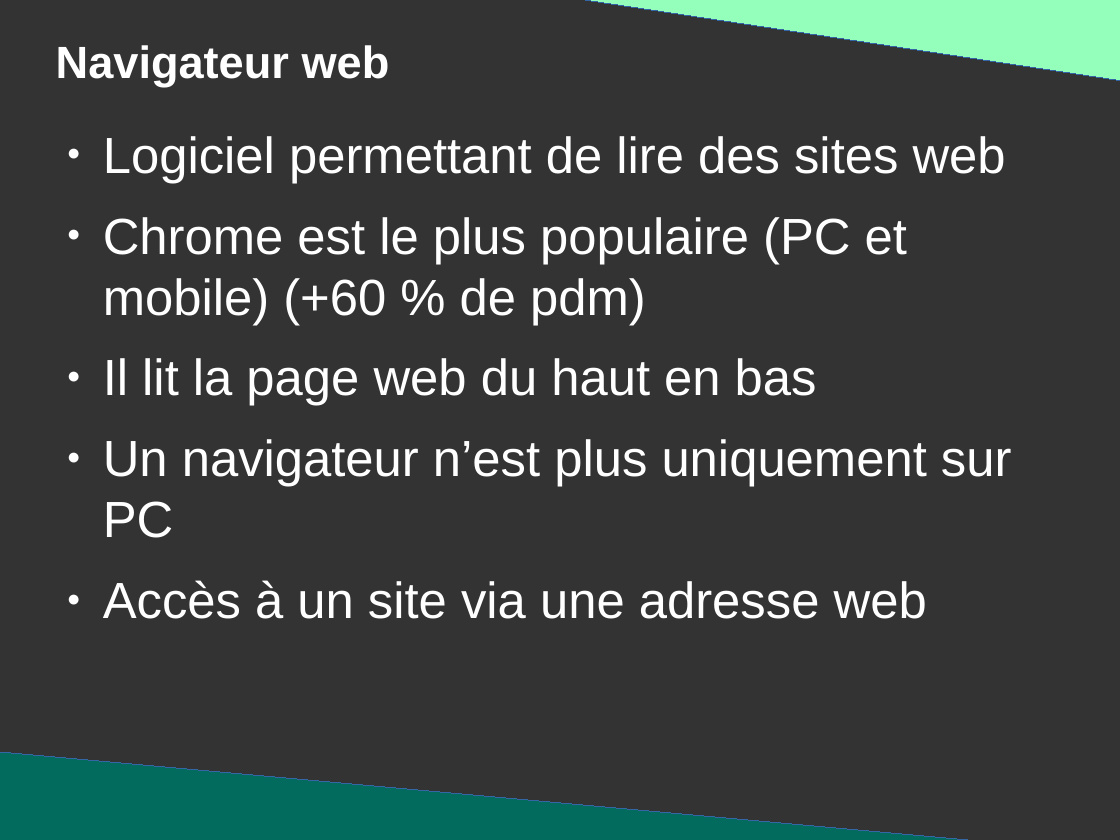
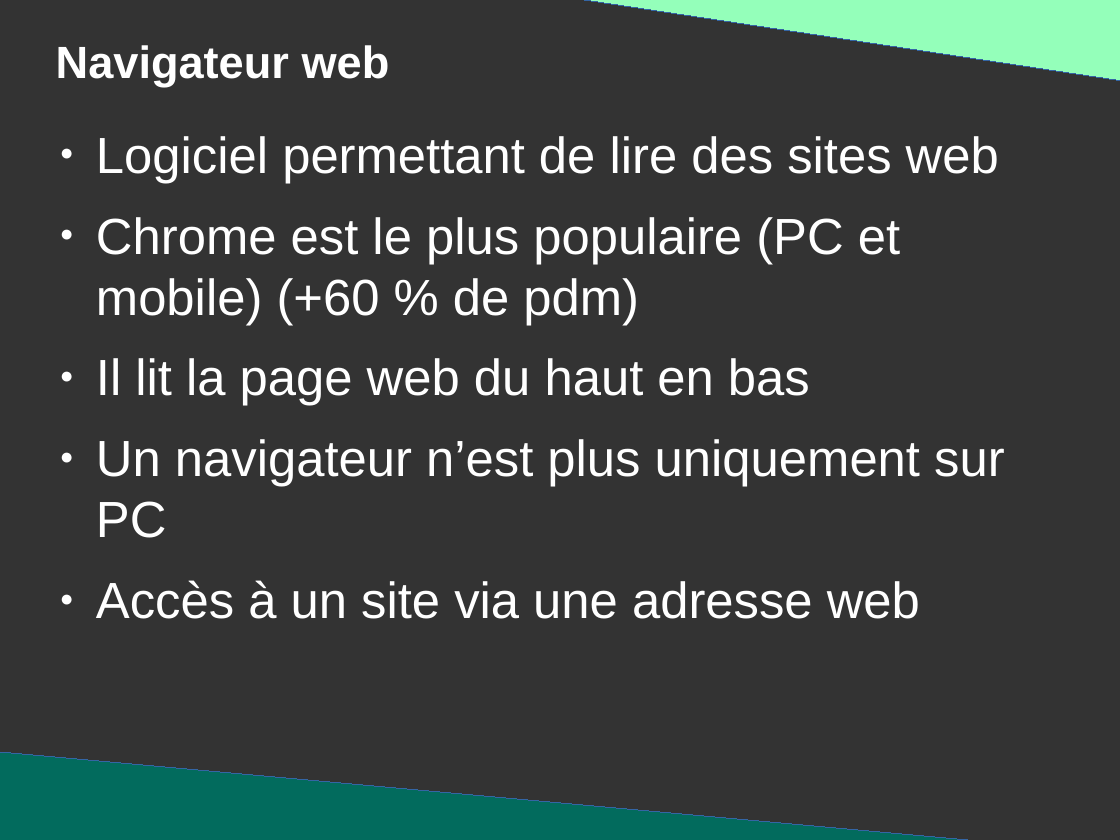
Before and after one commit to DanYellow/presentations, a slide deck: slide 12 of mmi/html/travaux-pratiques/numero-1/presentation.odp. Drawn at 1120x840 pixels with LibreOffice and Linux fonts; fonts in the diff are those of the drawing. Boxes give left, top, right and bottom in pixels: in the first picture for what was removed or moved away, otherwise in the second. Text is boxed around its words. In the diff, an @@ line names an element or a change of style, - is before the commit and + after.

```diff
--- a/mmi/html/travaux-pratiques/numero-1/presentation.odp
+++ b/mmi/html/travaux-pratiques/numero-1/presentation.odp
@@ text "Logiciel permettant de lire des ...": place and size @@
-text "Logiciel permettant de lire des ..." at <box>103,136,1012,619</box>
+text "Logiciel permettant de lire des ..." at <box>96,136,1005,619</box>
```
Also in this commit, not shown: 3 other slides changed, 2 other files.
